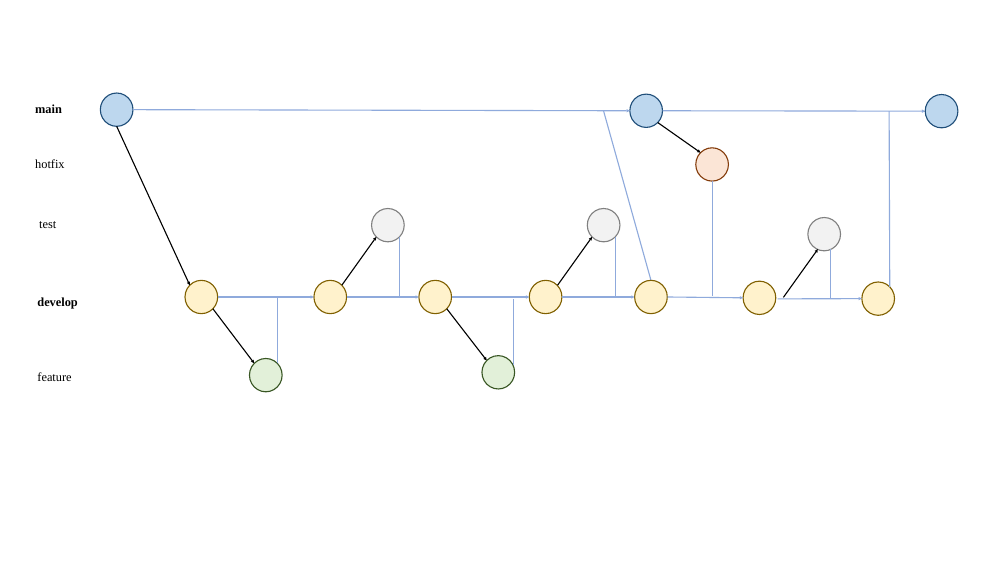
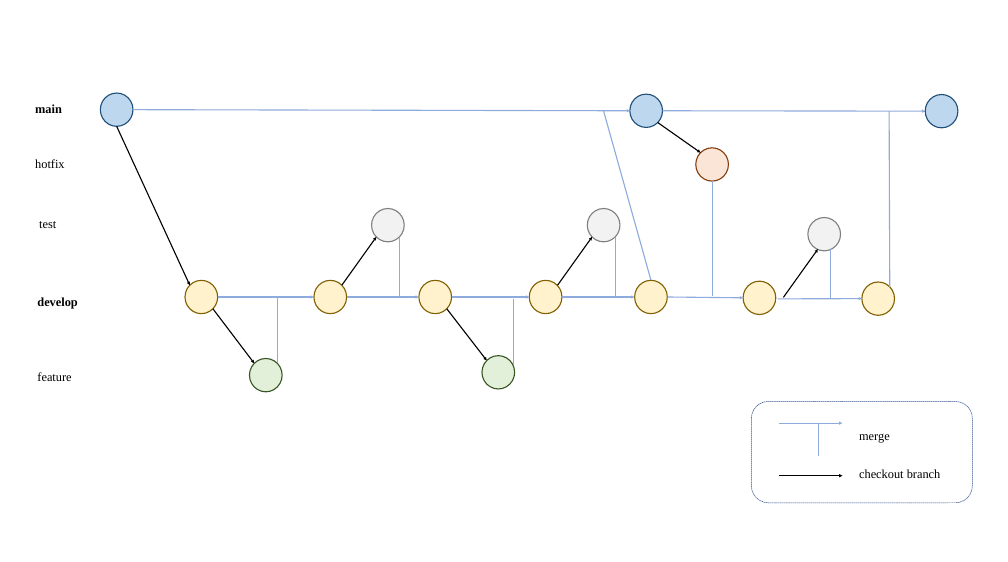
Before and after one commit to huiseung/Board-SpringBoot-ReactJS-AWS, a slide deck: slide 1 of devlog/images/image.pptx. Drawn at 1008x562 pixels with LibreOffice and Linux fonts; fonts in the diff are those of the drawing. Boxes give left, top, right and bottom in pixels: in the first picture for what was removed or moved away, otherwise in the second. Text is boxed around its words. In the diff, an @@ line names an element or a change of style, - is before the commit and + after.

```diff
--- a/devlog/images/image.pptx
+++ b/devlog/images/image.pptx
@@ rounded rectangle added at <box>751,401,972,502</box>, outline #325491 1 pt dashed @@
@@ arrow added from (779, 423) to (843, 423), #8FAADC 2.25 pt @@
@@ line added from (818, 456) to (818, 423), #8FAADC 2.25 pt @@
@@ text added at <box>859,434,890,443</box>, 25 pt, text #000000 @@
+merge
@@ arrow added from (779, 476) to (843, 476), #000000 2.25 pt @@
@@ text added at <box>859,469,941,478</box>, 25 pt, text #000000 @@
+checkout branch
```
Also in this commit, not shown: 4 other files.
